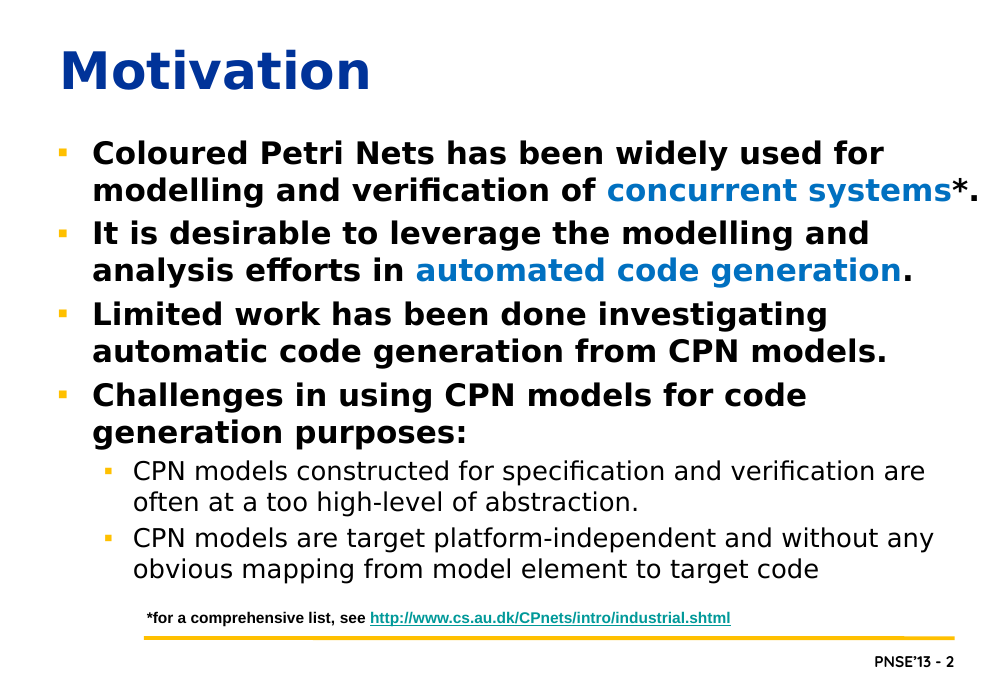
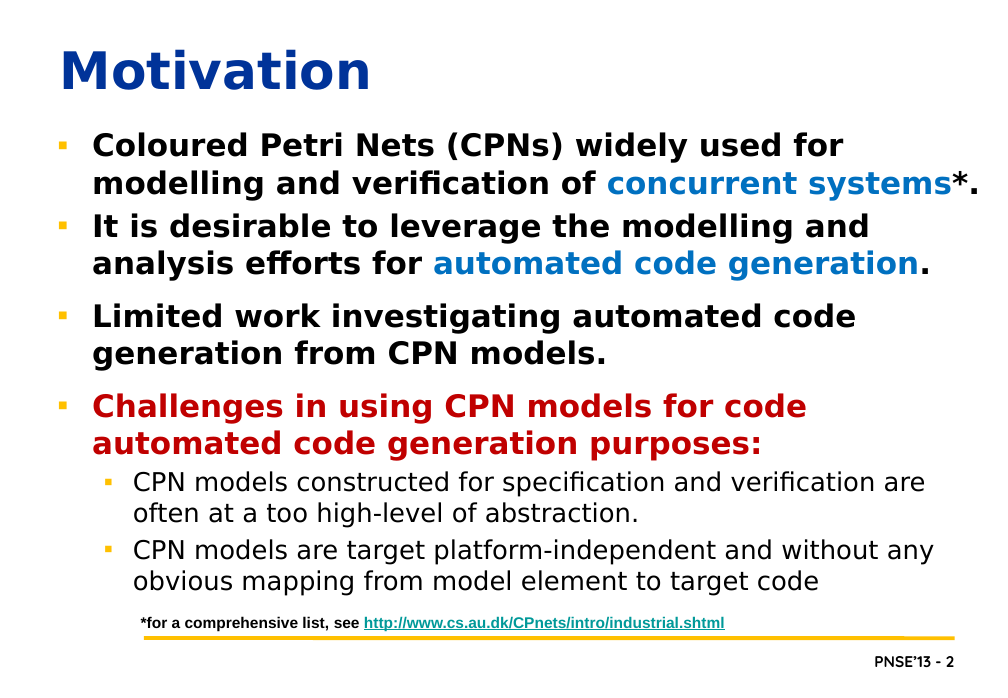
Before and after one commit to lmkr/pnse13roll, a slide deck: slide 2 of LMKPNSE2013.pptx. Drawn at 1008x698 pixels with LibreOffice and Linux fonts; fonts in the diff are those of the drawing; background and template pictures are left out. Boxes give left, top, right and bottom in pixels: in the first picture for what was removed or moved away, otherwise in the second. Text is boxed around its words. In the diff, an @@ line names an element or a change of style, - is before the commit and + after.

```diff
--- a/LMKPNSE2013.pptx
+++ b/LMKPNSE2013.pptx
@@ text "Coloured Petri Nets (CPNs) widely ...": place and size @@
-text "Coloured Petri Nets (CPNs) widely ..." at (92,140,980,584)
+text "Coloured Petri Nets (CPNs) widely ..." at (92,132,980,595)
@@ text at (92,132,980,461): text changed @@
-▪ Coloured Petri Nets has been widely used for modelling and verification of concurrent systems*.
-▪ It is desirable to leverage the modelling and analysis efforts in automated code generation.
-▪ Limited work has been done investigating automatic code generation from CPN models.
-▪ Challenges in using CPN models for code generation purposes:
+▪ Coloured Petri Nets (CPNs) widely used for modelling and verification of concurrent systems*.
+▪ It is desirable to leverage the modelling and analysis efforts for automated code generation.
+▪ Limited work investigating automated code generation from CPN models.
+▪ Challenges in using CPN models for code automated code generation purposes:
@@ text "*for a comprehensive list, see ...": place and size @@
-text "*for a comprehensive list, see ..." at (147,611,731,626)
+text "*for a comprehensive list, see ..." at (141,616,725,631)
```
Also in this commit, not shown: 10 other slides changed, 2 slides added.
